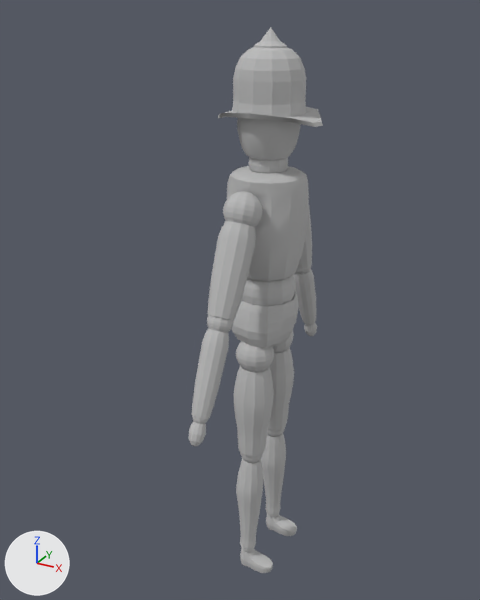
Renders of the OBJ model Maya_Assets/IC_WoodBlockModel_AP/scenes/CNY_ICMann_AP.obj from each side of a commit.
Before and after are seen from a 50 mm lens placed at (14.9, -30.0, 13.9), pointed at (-1.5, -0.1, -1.0). The lights are fixed; the arrows at lower left show +X, +Y and +Z. Where no turn or scale is listed for an object, it has been applied to the vertices. Vertices at the same position are counted once.

Objects in the first picture: 'CNY_ICMann_AP'.
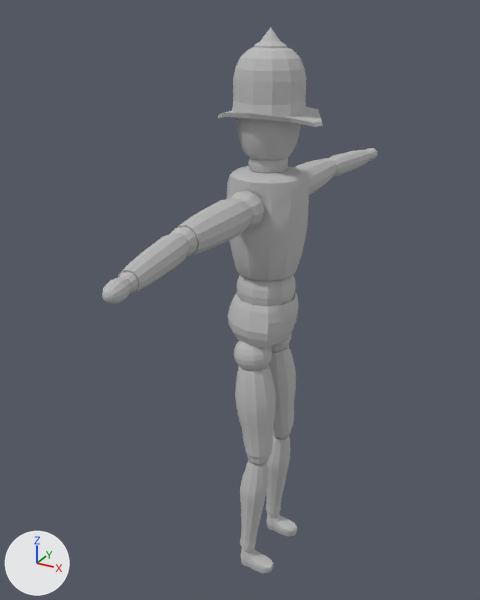
What differs and where, as boxes [x1, y1, x2, y2] in the pictures (480 x 600 px; the box of a moved part takes in the faces that stretch with it):
'CNY_ICMann_AP', reshaped (104% wider)
    before: [189, 27, 323, 573]
    after: [102, 27, 377, 573]
part 1 of me_cny_icmann_ap, moved or reshaped
    before: [304, 322, 317, 336]
    after: [366, 148, 377, 161]
part 2 of me_cny_icmann_ap, moved or reshaped
    before: [293, 261, 316, 324]
    after: [325, 150, 370, 176]
part 3 of me_cny_icmann_ap, moved or reshaped
    before: [191, 315, 234, 419]
    after: [118, 226, 198, 293]
part 4 of me_cny_icmann_ap, moved or reshaped
    before: [189, 415, 208, 446]
    after: [102, 272, 139, 304]
part 5 of me_cny_icmann_ap, moved or reshaped
    before: [207, 191, 312, 553]
    after: [177, 159, 335, 554]

Edits to the bpy script that builds the scene:
```text
Change me_cny_icmann_ap:
    used by ob_cny_icmann_ap; location = (0.0, 0.0, 0.0)
    remove me_cny_icmann_ap.from_pydata(...)  # 4364 vertices, 4514 faces; spans x -2.9..2.8, y -7.7..7.1, z -17.9..13.1
    add me_cny_icmann_ap.from_pydata(...)  # 4356 vertices, 4505 faces; spans x -2.9..2.8, y -14.1..14.1, z -17.9..13.1
    me_cny_icmann_ap part 1: the loose piece of 218 vertices spanning x -0.4..0.4, y 6.0..7.1, z -5.9..-4.2 is multiplied about its middle by the matrix ((0.986, 0.061, -0.157), (-0.168, 0.356, -0.919), (0.0, 0.932, 0.361)), then moved by (0.9, 6.6, 10.0)
    me_cny_icmann_ap part 2: the loose piece of 254 vertices spanning x -0.7..0.7, y 4.0..6.8, z -4.7..0.5 is multiplied about its middle by the matrix ((0.986, 0.061, -0.157), (-0.168, 0.356, -0.919), (0.0, 0.932, 0.361)), then moved by (0.4, 4.6, 7.0)
    me_cny_icmann_ap part 3: the loose piece of 254 vertices spanning x -0.7..0.7, y -7.3..-4.3, z -4.4..0.7 is multiplied about its middle by the matrix ((0.988, -0.065, -0.141), (0.155, 0.414, 0.897), (0.0, -0.908, 0.419)), then moved by (0.3, -4.2, 6.8)
    me_cny_icmann_ap part 4: the loose piece of 218 vertices spanning x -0.4..0.4, y -7.7..-6.5, z -5.6..-3.9 is multiplied about its middle by the matrix ((0.988, -0.065, -0.141), (0.155, 0.414, 0.897), (0.0, -0.908, 0.419)), then moved by (0.8, -6.0, 9.7)
    me_cny_icmann_ap part 5: 715 vertices moved from x -1.4..1.1, y -3.4..3.3, z -16.9..5.8 to x -1.4..1.3, y -3.1..3.2, z -16.9..5.8; 996 vertices removed from x -1.0..1.0, y -5.5..5.2, z -17.9..5.9; 990 vertices added at x -1.0..1.2, y -7.7..7.7, z -17.9..5.9
```
